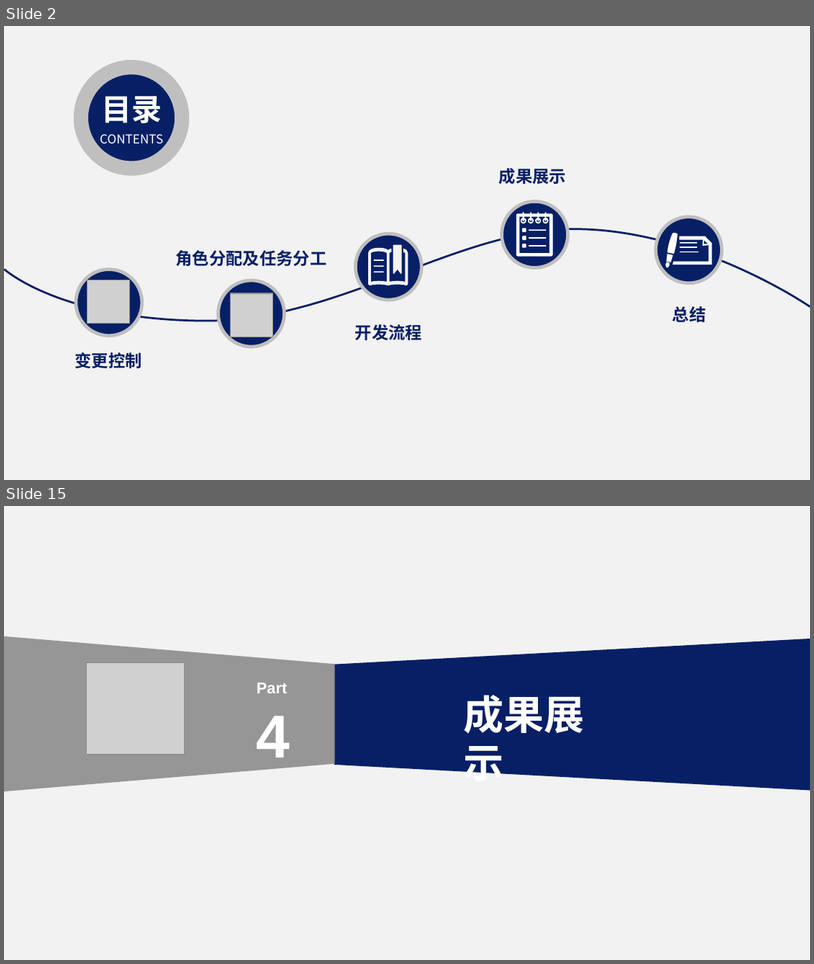
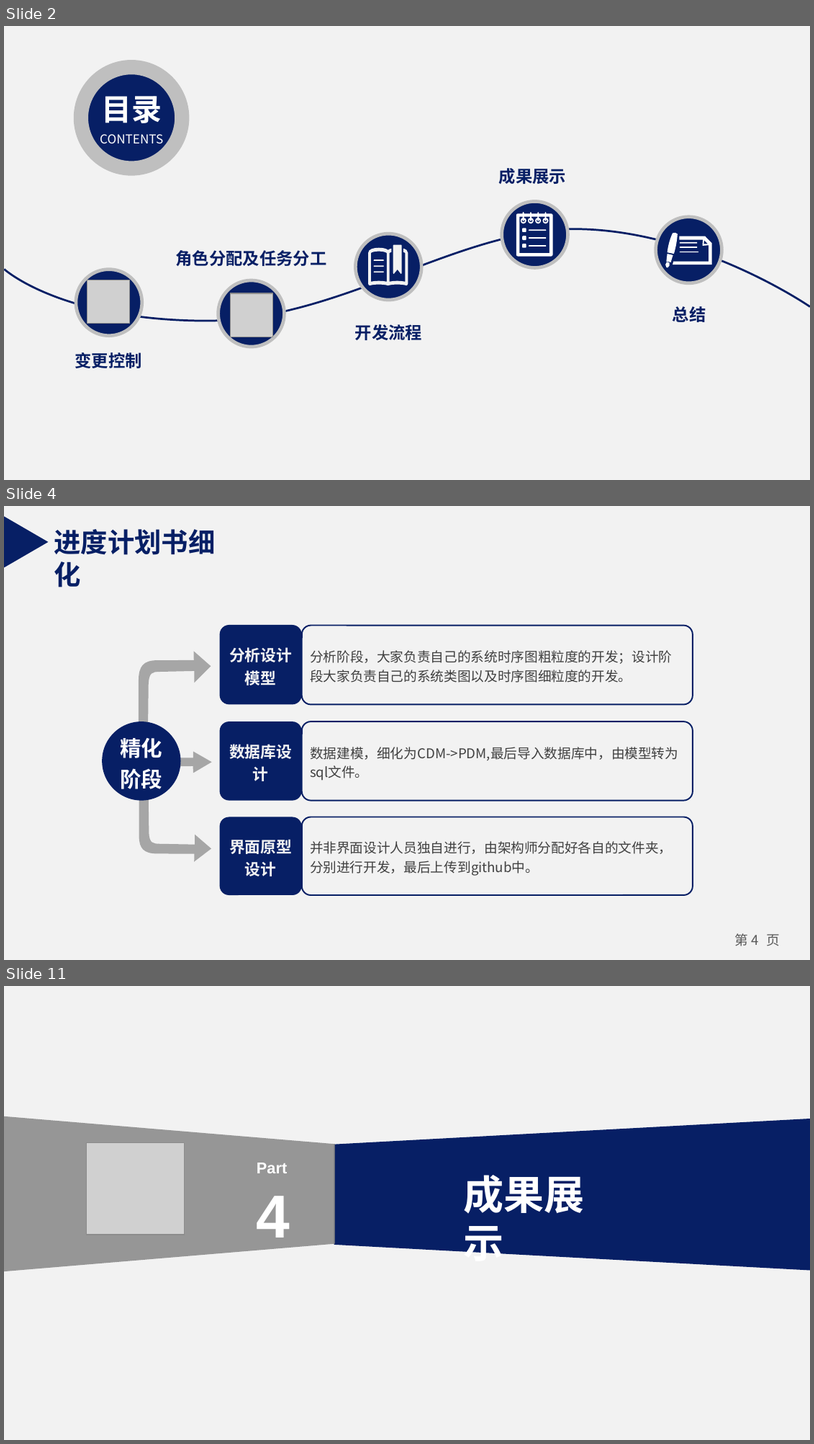
Before and after one commit to NillsWang/OlineEducationSys, a slide deck: practical_exloir/精化阶段/8组 阶段评审 刘杰 .pptx. Shown one above the other, each under a label of ours: slides 2 and 15 before the commit, slides 2, 4 and 11 after it; the slides between them are not shown. The pictures are 814x964 and 814x1444 pixels, drawn with LibreOffice and Linux fonts; fonts in the diff are those of the drawing; grey boxes stand for pictures. Boxes give left, top, right and bottom in pixels: in the first picture for what was removed or moved away, otherwise in the second. Text is boxed around its words. In the diff, an @@ line names an element or a change of style, - is before the commit and + after.

```diff
--- a/practical_exloir/精化阶段/8组 阶段评审 刘杰 .pptx
+++ b/practical_exloir/精化阶段/8组 阶段评审 刘杰 .pptx
@@ slide 4 added at [4,506,810,960], background #F2F2F2 @@
@@ triangle added at [5,516,49,568], fill #071F65 @@
@@ text added at [54,529,216,587], 24 pt, text #071F65, bold @@
+进度计划书细化
@@ rounded rectangle added at [220,625,302,705], fill #071F65, 14 pt, text #F2F2F2, bold @@
+分析设计模型
@@ rounded rectangle added at [301,626,692,705], outline #071F65 1.25 pt, 12 pt, text #404040 @@
+分析阶段，大家负责自己的系统时序图粗粒度的开发；设计阶段大家负责自己的系统类图以及时序图细粒度的开发。
@@ freeform shape added at [139,651,211,767], fill #A6A6A6 @@
@@ ellipse added at [103,721,181,800], fill #071F65, 19 pt, text #FFFFFF, bold @@
+精化阶段
@@ rounded rectangle added at [220,721,302,800], fill #071F65, 14 pt, text #F2F2F2, bold @@
+数据库设计
@@ rounded rectangle added at [301,721,692,800], outline #071F65 1.25 pt, 12 pt, text #404040 @@
+数据建模，细化为CDM->PDM,最后导入数据库中，由模型转为sql文件。
@@ freeform shape added at [126,751,212,773], fill #A6A6A6 @@
@@ freeform shape added at [139,761,212,862], fill #A6A6A6 @@
@@ rounded rectangle added at [220,816,302,895], fill #071F65, 14 pt, text #F2F2F2, bold @@
+界面原型设计
@@ rounded rectangle added at [301,816,692,895], outline #071F65 1.25 pt, 12 pt, text #404040 @@
+并非界面设计人员独自进行，由架构师分配好各自的文件夹，分别进行开发，最后上传到github中。
@@ page number added at [736,933,780,946], 12 pt, text #595959 @@
+第 4 页
@@ what was slide 15 is now slide 11 @@
```
Also in this commit, not shown: 9 slides changed, 3 other slides added, 8 slides removed, 1 other file.
